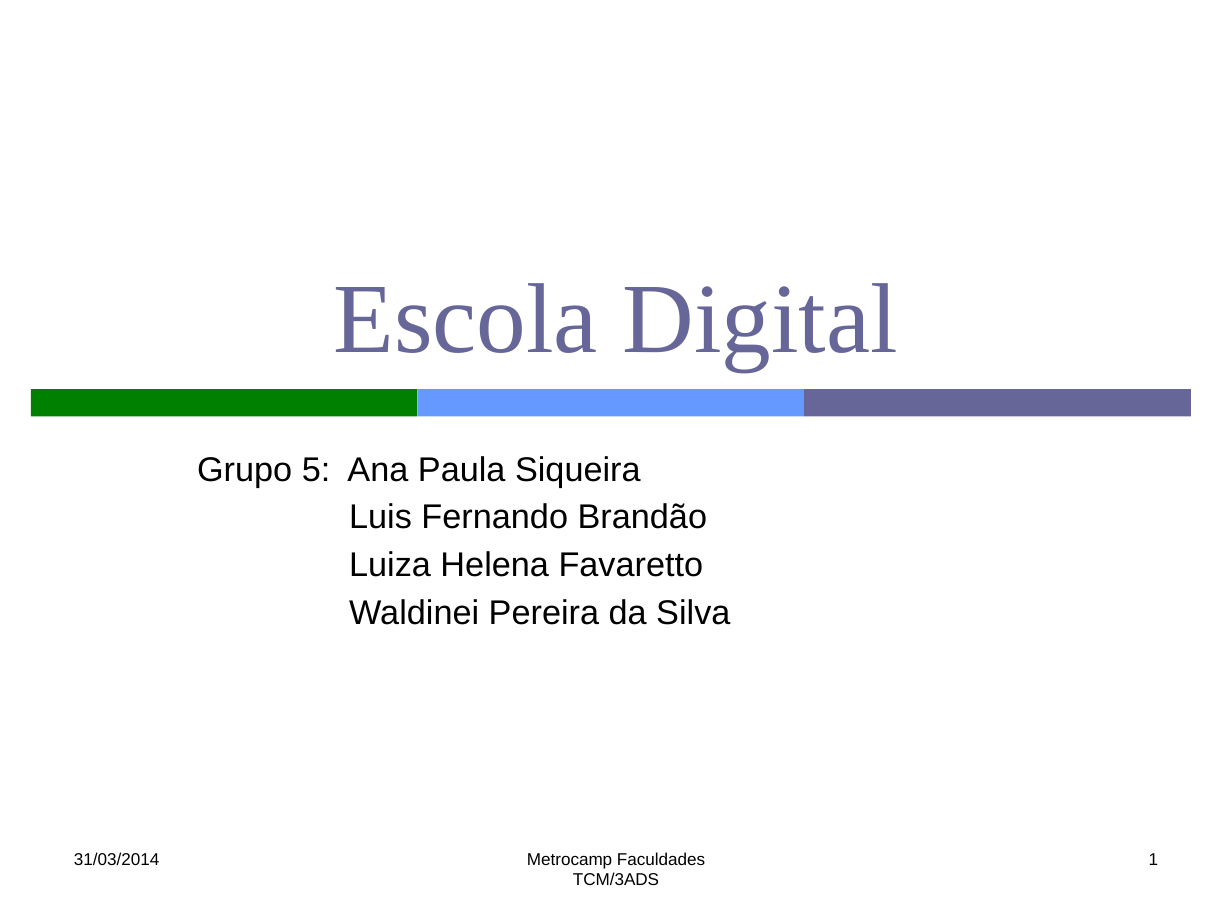
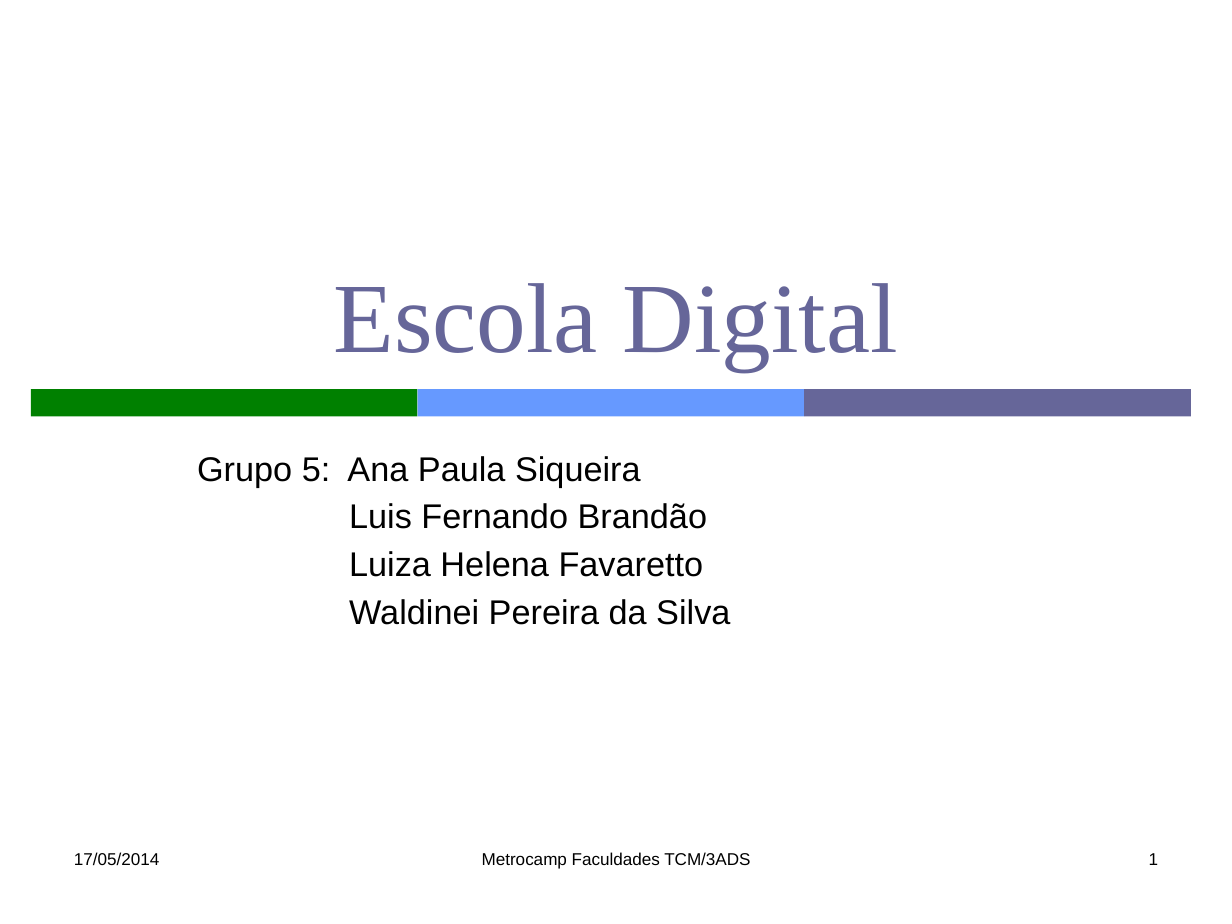
Before and after one commit to lfernandobra/pi5g1s14, a slide deck: slide 1 of documentacao/G5_Apresentacao1sem2014.pptx. Drawn at 1232x924 pixels with LibreOffice and Linux fonts; fonts in the diff are those of the drawing. Boxes give left, top, right and bottom in pixels: in the first picture for what was removed or moved away, otherwise in the second. Text is boxed around its words. In the diff, an @@ line names an element or a change of style, - is before the commit and + after.

```diff
--- a/documentacao/G5_Apresentacao1sem2014.pptx
+++ b/documentacao/G5_Apresentacao1sem2014.pptx
@@ text at (74,852,159,866): text changed @@
-31/03/2014
+17/05/2014
@@ text at (482,852,750,869): text changed @@
-Metrocamp Faculdades
-TCM/3ADS
+Metrocamp Faculdades TCM/3ADS
```
Also in this commit, not shown: 7 other slides changed.
